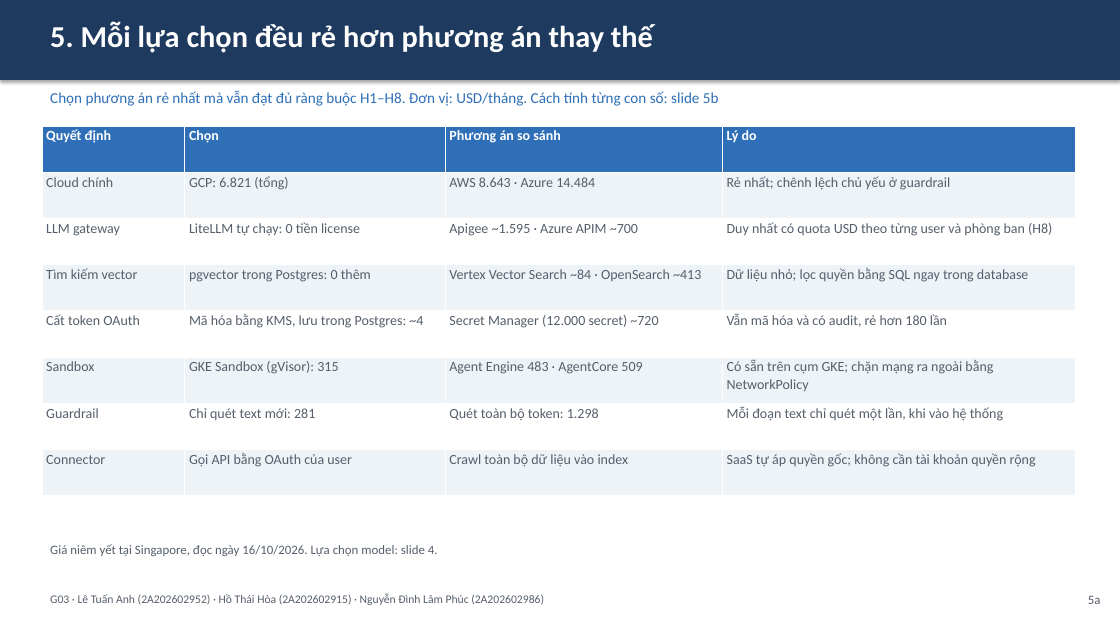
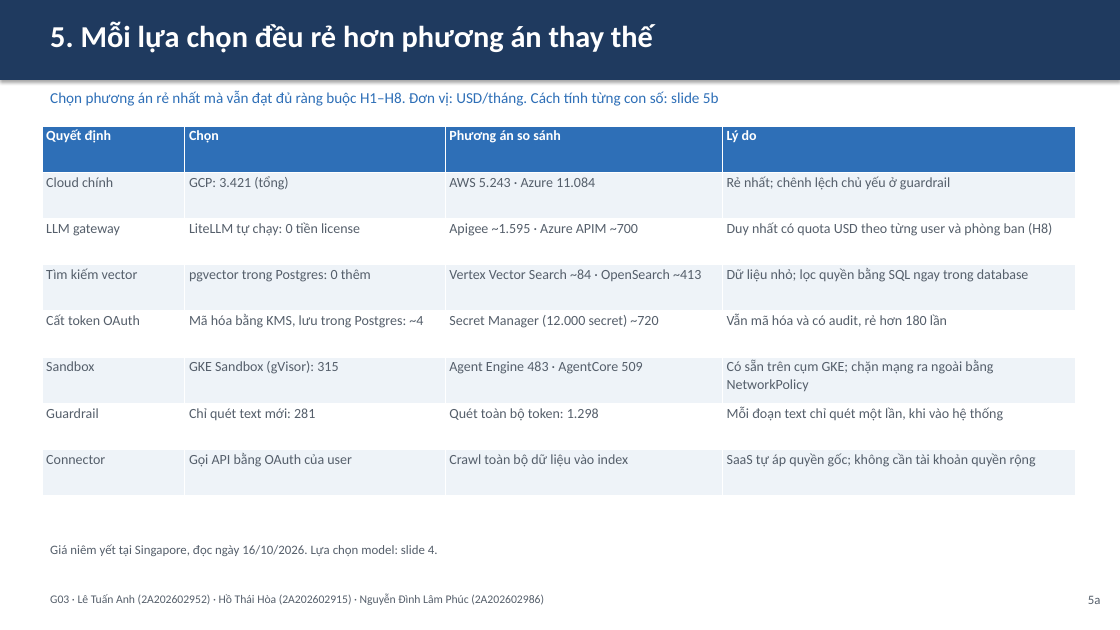
Before and after one commit to anhltsefpt/VBot-production-capstone, a slide deck: slide 7 of anh-le/G03_slide.pptx. Drawn at 1120x630 pixels with LibreOffice and Linux fonts; fonts in the diff are those of the drawing. Boxes give left, top, right and bottom in pixels: in the first picture for what was removed or moved away, otherwise in the second. Text is boxed around its words. In the diff, an @@ line names an element or a change of style, - is before the commit and + after.

```diff
--- a/anh-le/G03_slide.pptx
+++ b/anh-le/G03_slide.pptx
@@ table at (42, 126, 1075, 496) @@
-row 2, column 2: GCP: 6.821 (tổng)
+row 2, column 2: GCP: 3.421 (tổng)
-row 2, column 3: AWS 8.643 · Azure 14.484
+row 2, column 3: AWS 5.243 · Azure 11.084
```
Also in this commit, not shown: 6 other slides changed, 8 other files.
